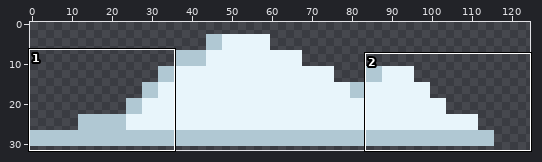
One commit to this pixel-art file: ase_files/cloud_houseView.ase. Above: a wide view before the commit, with the close-up outlined.
Close-up. Earlier state:
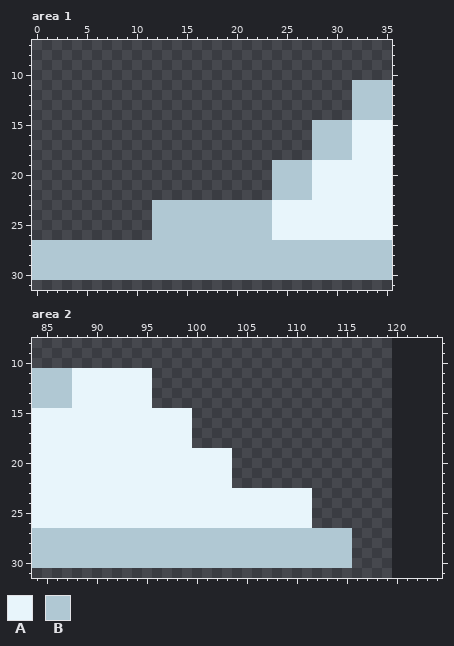
128x64 pixels, 1 frame. Shown: area 1: x 0..35, y 7..31; area 2: x 84..124, y 8..31. The old version is drawn lined up with the new one, on the new canvas. The wide view leaves out empty margins. The commit also changed other parts of the picture, which this record leaves out.
Palette (. is transparent): A #e8f5fb  B #b0c8d3
Pixels before, area 1, first column x 0:
11 ................................BBBB
12 ................................BBBB
13 ................................BBBB
14 ................................BBBB
15 ............................BBBBAAAA
16 ............................BBBBAAAA
17 ............................BBBBAAAA
18 ............................BBBBAAAA
19 ........................BBBBAAAAAAAA
20 ........................BBBBAAAAAAAA
21 ........................BBBBAAAAAAAA
22 ........................BBBBAAAAAAAA
23 ............BBBBBBBBBBBBAAAAAAAAAAAA
24 ............BBBBBBBBBBBBAAAAAAAAAAAA
25 ............BBBBBBBBBBBBAAAAAAAAAAAA
26 ............BBBBBBBBBBBBAAAAAAAAAAAA
27 BBBBBBBBBBBBBBBBBBBBBBBBBBBBBBBBBBBB
28 BBBBBBBBBBBBBBBBBBBBBBBBBBBBBBBBBBBB
29 BBBBBBBBBBBBBBBBBBBBBBBBBBBBBBBBBBBB
30 BBBBBBBBBBBBBBBBBBBBBBBBBBBBBBBBBBBB
Pixels before, area 2, first column x 84:
11 BBBBAAAAAAAA....................
12 BBBBAAAAAAAA....................
13 BBBBAAAAAAAA....................
14 BBBBAAAAAAAA....................
15 AAAAAAAAAAAAAAAA................
16 AAAAAAAAAAAAAAAA................
17 AAAAAAAAAAAAAAAA................
18 AAAAAAAAAAAAAAAA................
19 AAAAAAAAAAAAAAAAAAAA............
20 AAAAAAAAAAAAAAAAAAAA............
21 AAAAAAAAAAAAAAAAAAAA............
22 AAAAAAAAAAAAAAAAAAAA............
23 AAAAAAAAAAAAAAAAAAAAAAAAAAAA....
24 AAAAAAAAAAAAAAAAAAAAAAAAAAAA....
25 AAAAAAAAAAAAAAAAAAAAAAAAAAAA....
26 AAAAAAAAAAAAAAAAAAAAAAAAAAAA....
27 BBBBBBBBBBBBBBBBBBBBBBBBBBBBBBBB
28 BBBBBBBBBBBBBBBBBBBBBBBBBBBBBBBB
29 BBBBBBBBBBBBBBBBBBBBBBBBBBBBBBBB
30 BBBBBBBBBBBBBBBBBBBBBBBBBBBBBBBB
The result:
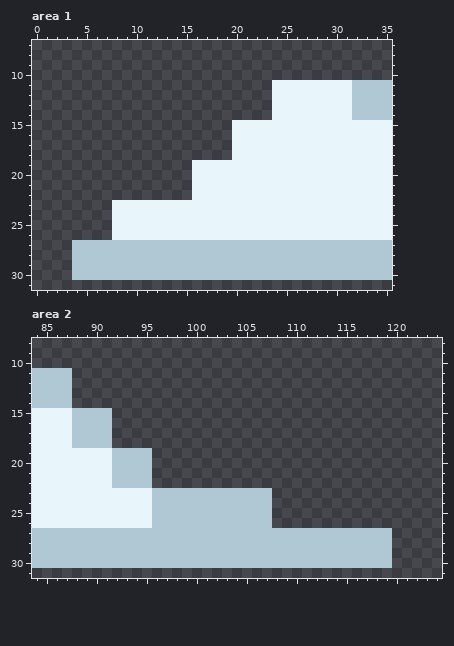
Difference:
canvas 128x64 -> 127x32, the old top-left corner now at -8,-21 (the part of the old canvas that was cut away was empty and is not shown)
Area 1:
There is now colour A in rows 11 to 14 at x 24 to 31; in rows 15 to 18 at x 20 to 27; in rows 19 to 22 at x 16 to 23; in rows 23 to 26 at x 8 to 11.
The edit turns colour B into colour A in rows 15 to 18 at x 28 to 31; in rows 19 to 22 at x 24 to 27; in rows 23 to 26 at x 12 to 23.
The edit erases colour B in rows 27 to 30 at x 0 to 3.
Area 2:
There is now colour B in rows 27 to 30 at x 116 to 119.
The edit turns colour A into colour B in rows 15 to 18 at x 88 to 91; in rows 19 to 22 at x 92 to 95; in rows 23 to 26 at x 96 to 107.
The edit erases colour A in rows 11 to 14 at x 88 to 95; in rows 15 to 18 at x 92 to 99; in rows 19 to 22 at x 96 to 103; in rows 23 to 26 at x 108 to 111.
Pixel boxes of the changes (left, top, right, bottom) in both close-ups:
changed: (32, 80, 352, 280)
changed: (72, 368, 392, 568)
